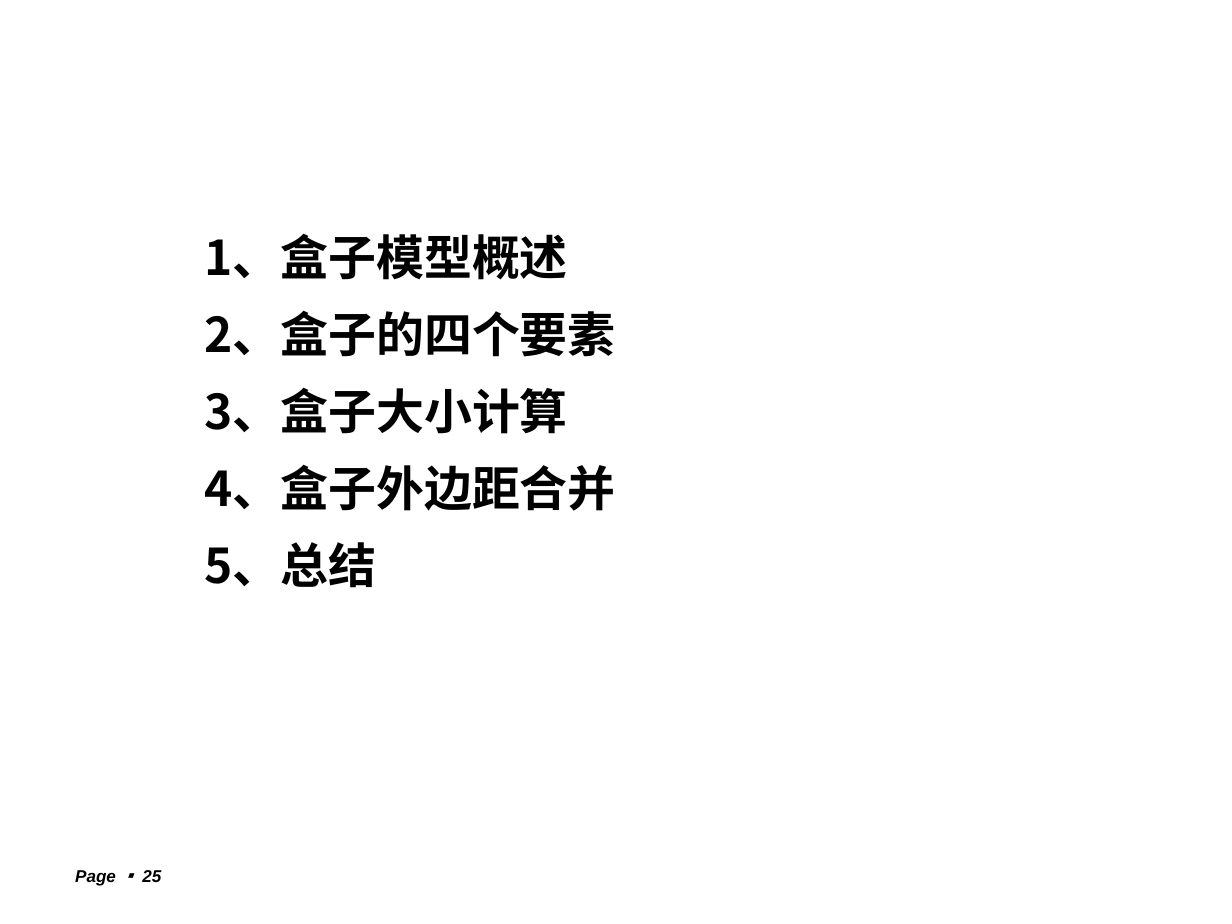
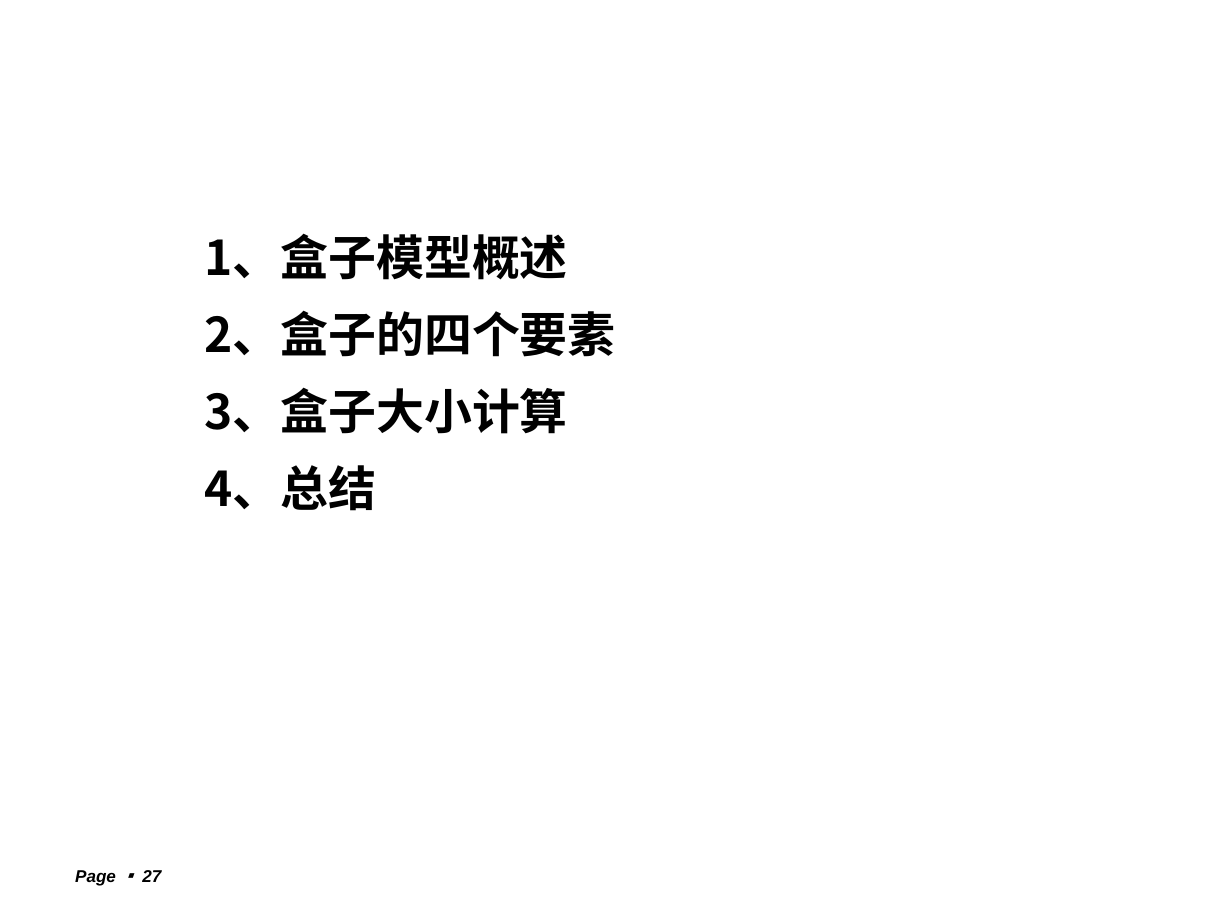
Before and after one commit to lxn56975/webdev, a slide deck: slide 27 of Chapter3CSS.ppt (slide 25 before the commit). Drawn at 1232x924 pixels with LibreOffice and Linux fonts; fonts in the diff are those of the drawing; background and template pictures are left out. Boxes give left, top, right and bottom in pixels: in the first picture for what was removed or moved away, otherwise in the second. Text is boxed around its words. In the diff, an @@ line names an element or a change of style, - is before the commit and + after.

```diff
--- a/Chapter3CSS.ppt
+++ b/Chapter3CSS.ppt
@@ text at (205,465,377,511): text changed @@
-4、盒子外边距合并
-5、总结
+4、总结
@@ page number at (75,870,161,886): text changed @@
-Page ▪ 25
+Page ▪ 27
```
Also in this commit, not shown: 17 other slides changed, 3 slides added, 2 other files.
